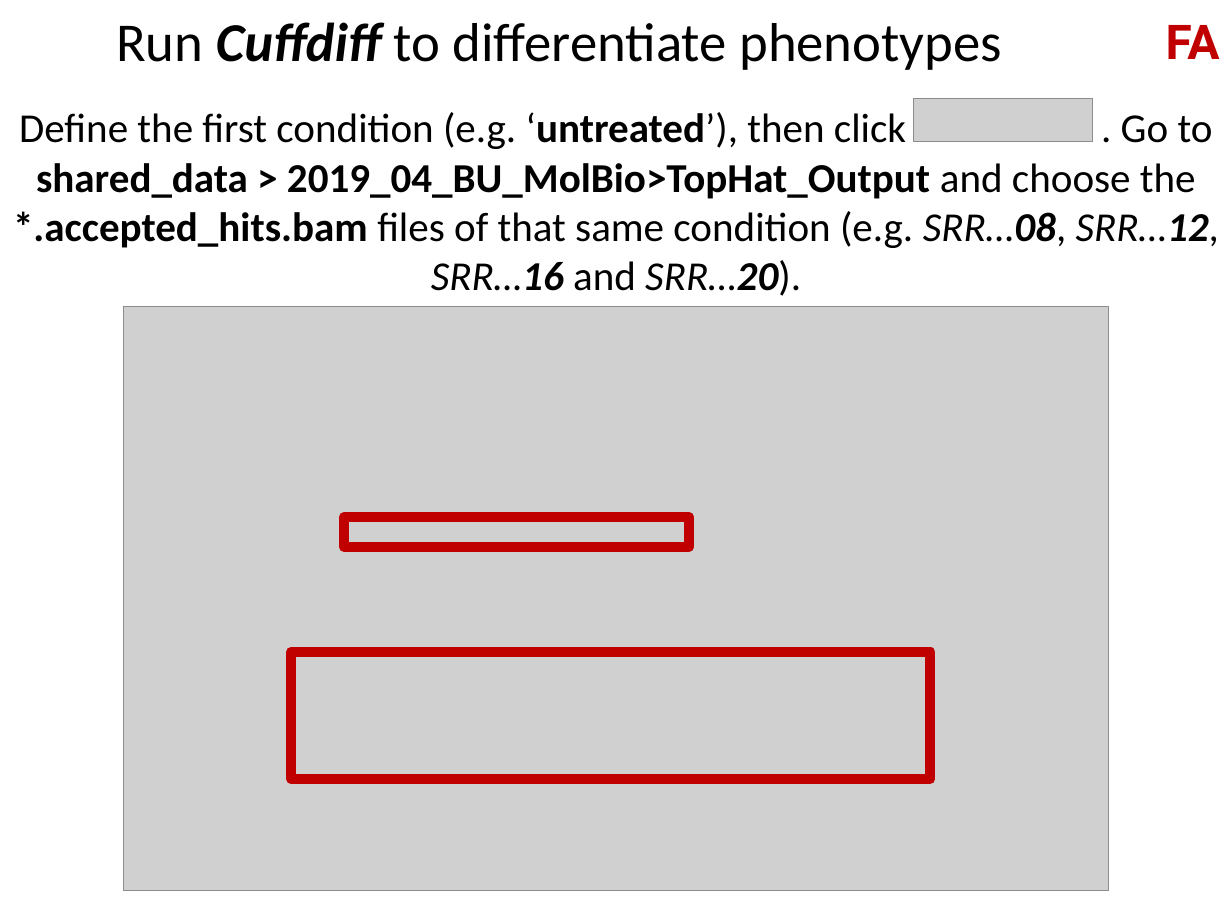
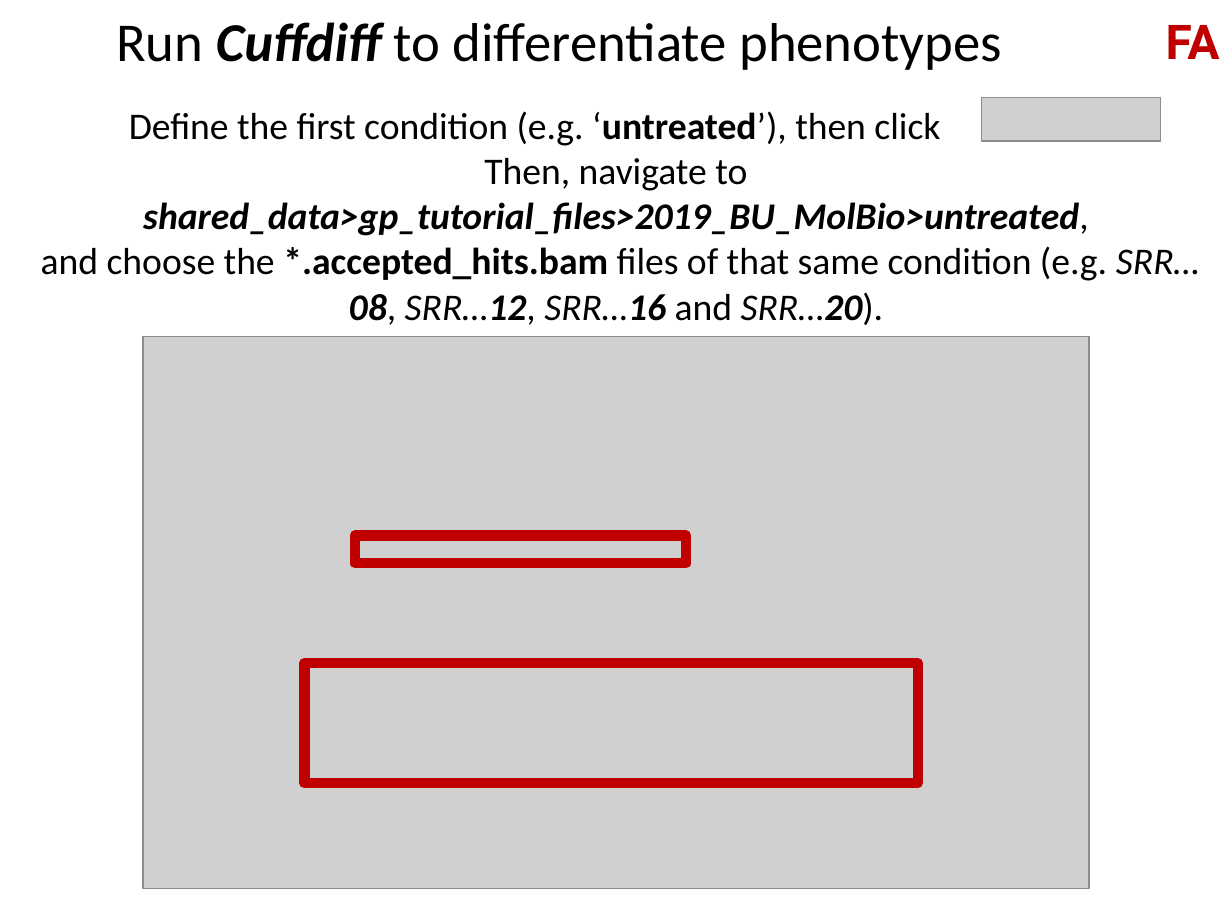
Before and after one commit to genepattern/tutorial-materials, a slide deck: slide 31 of BU_MolBio_RNAseq_in_GP_workshop/slides/2019-04-04_04_GPWorkshop_RNA-Seq in GenePattern.pptx. Drawn at 1232x924 pixels with LibreOffice and Linux fonts; fonts in the diff are those of the drawing; grey boxes stand for pictures. Boxes give left, top, right and bottom in pixels: in the first picture for what was removed or moved away, otherwise in the second. Text is boxed around its words. In the diff, an @@ line names an element or a change of style, - is before the commit and + after.

```diff
--- a/BU_MolBio_RNAseq_in_GP_workshop/slides/2019-04-04_04_GPWorkshop_RNA-Seq in GenePattern.pptx
+++ b/BU_MolBio_RNAseq_in_GP_workshop/slides/2019-04-04_04_GPWorkshop_RNA-Seq in GenePattern.pptx
@@ text at box(41, 111, 1200, 325): text changed; size 24 to 22 pt @@
-Define the first condition (e.g. ‘untreated’), then click . Go to shared_data > 2019_04_BU_MolBio>TopHat_Output and choose the *.accepted_hits.bam files of that same condition (e.g. SRR…08, SRR…12, SRR…16 and SRR…20).
+Define the first condition (e.g. ‘untreated’), then click .
+Then, navigate to shared_data>gp_tutorial_files>2019_BU_MolBio>untreated,
+and choose the *.accepted_hits.bam files of that same condition (e.g. SRR…08, SRR…12, SRR…16 and SRR…20).
@@ picture: place and size @@
-picture at box(913, 99, 1093, 142)
+picture at box(981, 97, 1161, 140)
@@ picture: place and size @@
-picture at box(123, 307, 1109, 891)
+picture at box(143, 336, 1089, 888)
@@ rectangle: place and size @@
-rectangle at box(344, 517, 689, 547)
+rectangle at box(355, 536, 686, 564)
@@ rectangle: place and size @@
-rectangle at box(291, 652, 930, 779)
+rectangle at box(304, 663, 918, 784)
```
Also in this commit, not shown: 7 other slides changed.
